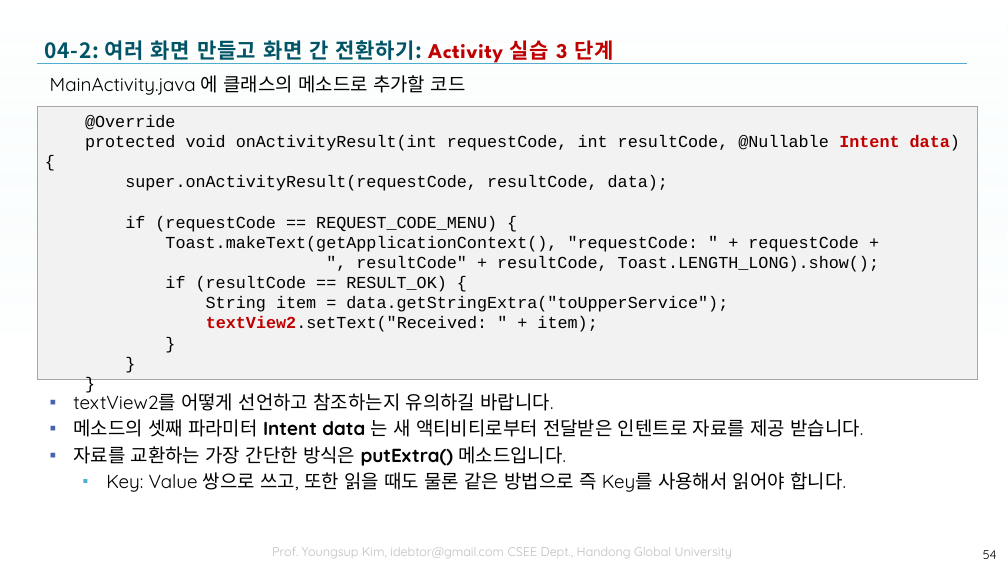
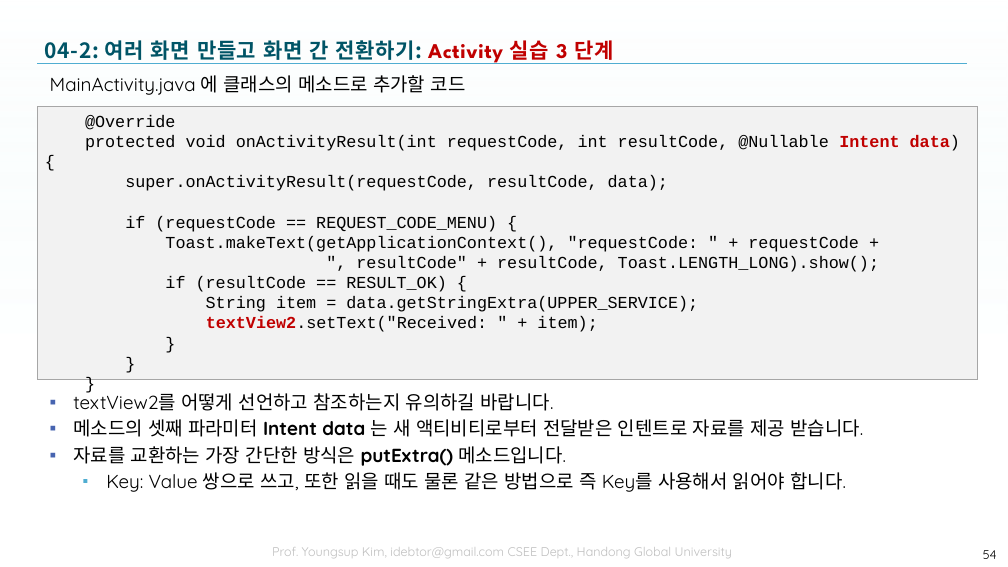
Before and after one commit to tae7841/HuStarAS, a slide deck: slide 54 of ppts/04Activity.pptx. Drawn at 1008x567 pixels with LibreOffice and Linux fonts; fonts in the diff are those of the drawing; background and template pictures are left out. Boxes give left, top, right and bottom in pixels: in the first picture for what was removed or moved away, otherwise in the second. Text is boxed around its words. In the diff, an @@ line names an element or a change of style, - is before the commit and + after.

```diff
--- a/ppts/04Activity.pptx
+++ b/ppts/04Activity.pptx
@@ text in rectangle at <box>206,296,698,312</box>: text changed @@
-String item = data.getStringExtra("toUpperService");
+String item = data.getStringExtra(UPPER_SERVICE);
```
Also in this commit, not shown: 5 other slides changed.
